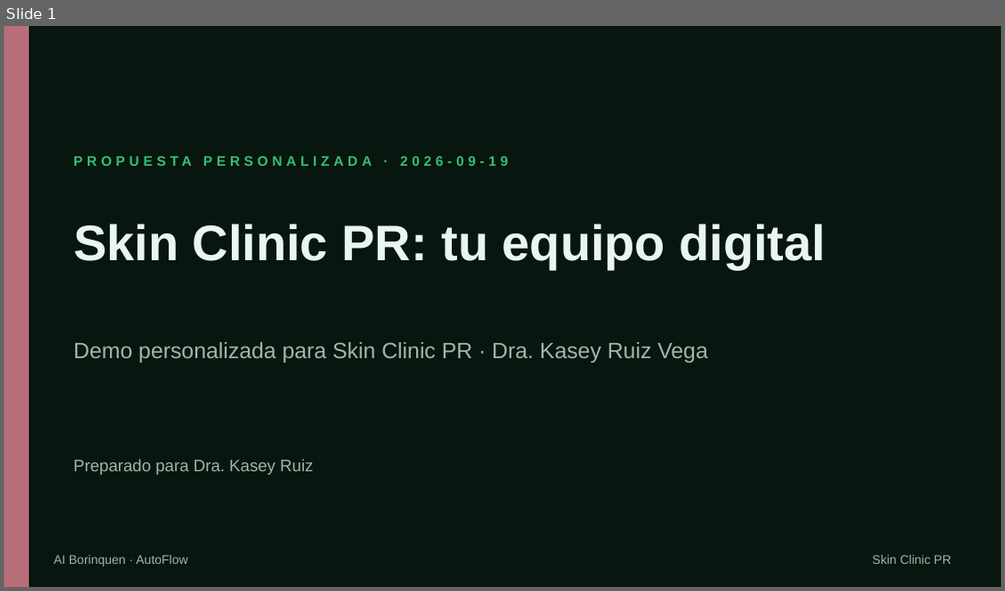
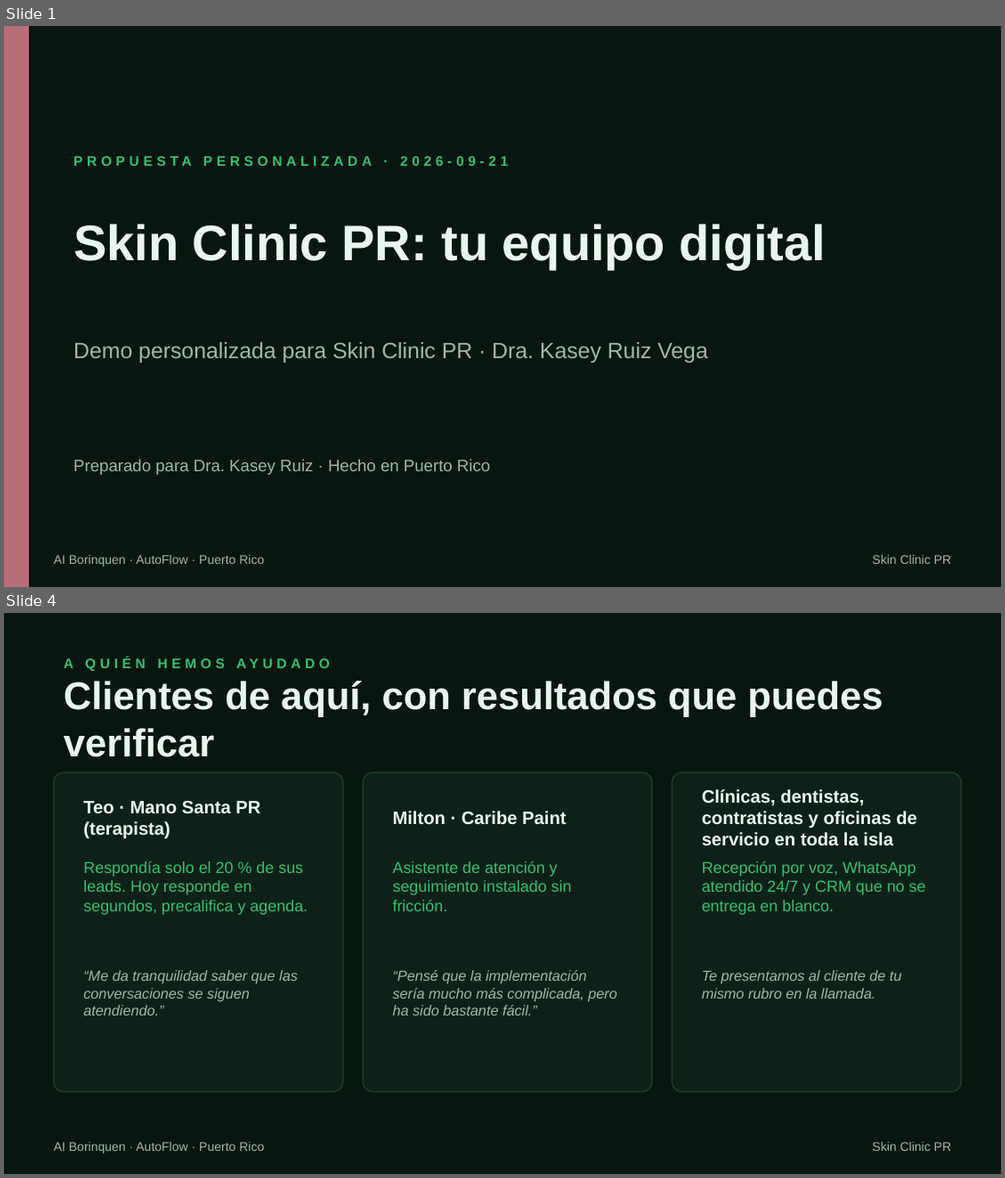
Before and after one commit to elvinayala/content-os, a slide deck: data/demos/skin-clinic-pr/site/skin-clinic-pr-autoflow.pptx. Shown one above the other, each under a label of ours: slide 1 before the commit, slides 1 and 4 after it; the slides between them are not shown. The pictures are 1005x591 and 1005x1178 pixels, drawn with LibreOffice and Linux fonts; fonts in the diff are those of the drawing. Boxes give left, top, right and bottom in pixels: in the first picture for what was removed or moved away, otherwise in the second. Text is boxed around its words. In the diff, an @@ line names an element or a change of style, - is before the commit and + after.

```diff
--- a/data/demos/skin-clinic-pr/site/skin-clinic-pr-autoflow.pptx
+++ b/data/demos/skin-clinic-pr/site/skin-clinic-pr-autoflow.pptx
@@ slide 4 added at <box>4,613,1001,1174</box>, background #07160F @@
@@ text added at <box>64,658,73,668</box>, 10 pt, text #35C06F, bold @@
+A QUIÉN HEMOS AYUDADO
@@ text added at <box>64,681,882,757</box>, 28 pt, text #E9F5EE, bold @@
+Clientes de aquí, con resultados que puedes verificar
@@ rounded rectangle added at <box>54,772,343,1092</box>, fill #0D2118, outline #1F3A2B 1 pt @@
@@ rounded rectangle added at <box>363,772,652,1092</box>, fill #0D2118, outline #1F3A2B 1 pt @@
@@ rounded rectangle added at <box>672,772,961,1092</box>, fill #0D2118, outline #1F3A2B 1 pt @@
@@ text added at <box>702,789,917,845</box>, 13 pt, text #E9F5EE, bold @@
+Clínicas, dentistas, contratistas y oficinas de servicio en toda la isla
@@ text added at <box>83,801,260,839</box>, 13 pt, text #E9F5EE, bold @@
+Teo · Mano Santa PR (terapista)
@@ text added at <box>393,811,566,824</box>, 13 pt, text #E9F5EE, bold @@
+Milton · Caribe Paint
@@ text added at <box>83,861,307,915</box>, 11.5 pt, text #35C06F @@
+Respondía solo el 20 % de sus leads. Hoy responde en segundos, precalifica y agenda.
@@ text added at <box>393,861,572,911</box>, 11.5 pt, text #35C06F @@
+Asistente de atención y seguimiento instalado sin fricción.
@@ text added at <box>702,861,926,915</box>, 11.5 pt, text #35C06F @@
+Recepción por voz, WhatsApp atendido 24/7 y CRM que no se entrega en blanco.
@@ text added at <box>83,970,298,1015</box>, 10.5 pt, text #9DB8AA, italic @@
+“Me da tranquilidad saber que las conversaciones se siguen atendiendo.”
@@ text added at <box>393,970,616,1015</box>, 10.5 pt, text #9DB8AA, italic @@
+“Pensé que la implementación sería mucho más complicada, pero ha sido bastante fácil.”
@@ text added at <box>702,970,902,998</box>, 10.5 pt, text #9DB8AA, italic @@
+Te presentamos al cliente de tu mismo rubro en la llamada.
@@ text added at <box>54,1142,264,1153</box>, 9 pt, text #9DB8AA @@
+AI Borinquen · AutoFlow · Puerto Rico
@@ text added at <box>872,1142,951,1151</box>, 9 pt, text #9DB8AA @@
+Skin Clinic PR
@@ slide 1 changed as well @@
@@ text at <box>64,145,961,176</box>: text changed @@
-PROPUESTA PERSONALIZADA · 2026-09-19
+PROPUESTA PERSONALIZADA · 2026-09-21
@@ text at <box>73,459,490,475</box>: text changed @@
-Preparado para Dra. Kasey Ruiz
+Preparado para Dra. Kasey Ruiz · Hecho en Puerto Rico
@@ text at <box>54,555,264,566</box>: text changed @@
-AI Borinquen · AutoFlow
+AI Borinquen · AutoFlow · Puerto Rico
```
Also in this commit, not shown: 8 other slides changed, 2 other slides added, 53 other files.
